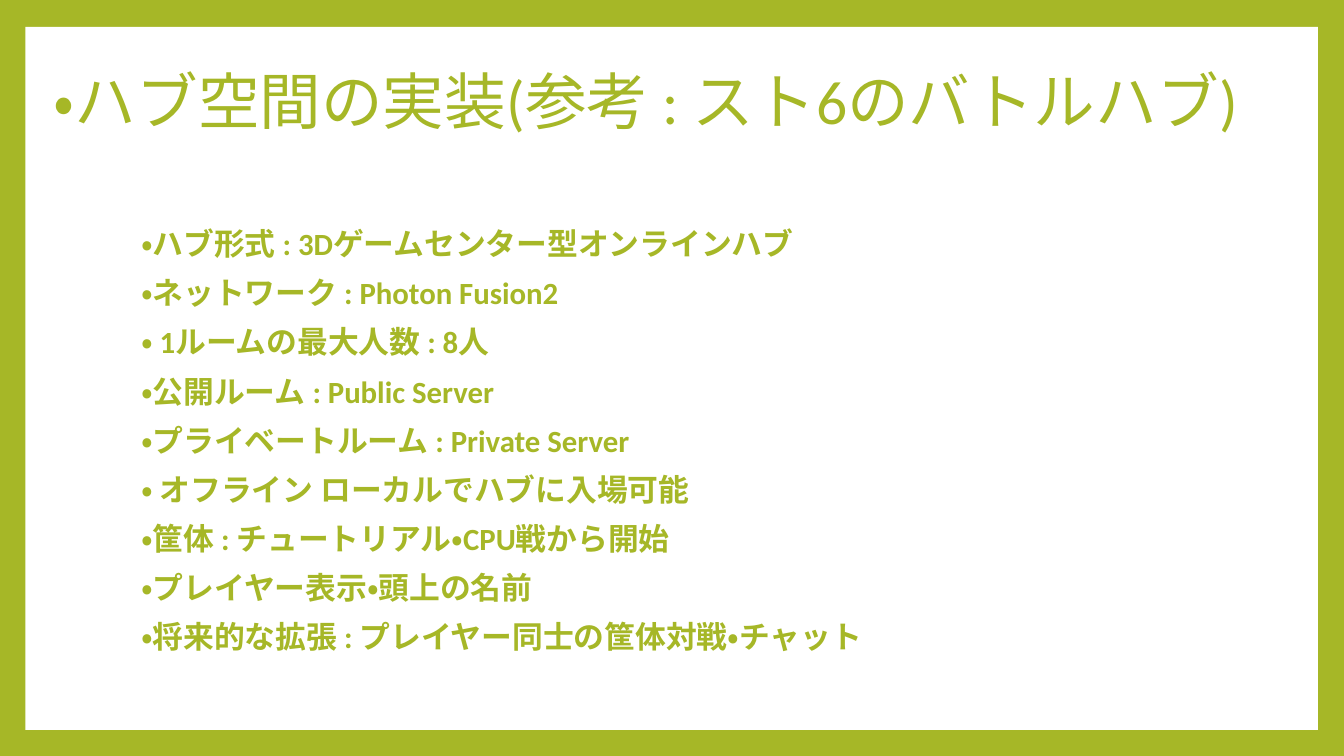
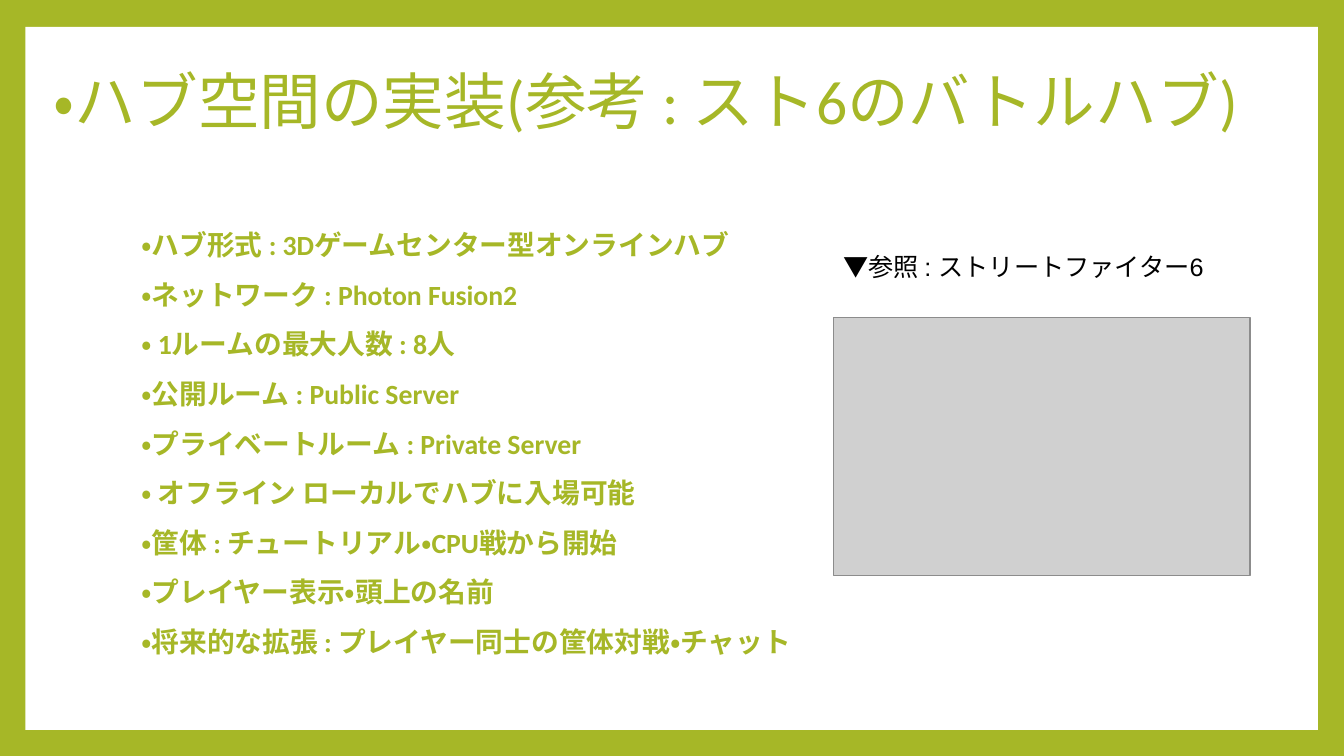
Before and after one commit to Ayu20060301/FightingGameProject, a slide deck: slide 7 of 企画書_格ゲー.pptx. Drawn at 1344x756 pixels with LibreOffice and Linux fonts; fonts in the diff are those of the drawing; grey boxes stand for pictures. Boxes give left, top, right and bottom in pixels: in the first picture for what was removed or moved away, otherwise in the second. Text is boxed around its words. In the diff, an @@ line names an element or a change of style, - is before the commit and + after.

```diff
--- a/企画書_格ゲー.pptx
+++ b/企画書_格ゲー.pptx
@@ text "・ハブ形式 : 3Dゲームセンター型オンラインハブ" at bbox=[141, 231, 791, 655]: size 22 to 19.8 pt; line spacing 0.8 to 0.9 @@
@@ text added at bbox=[843, 255, 1204, 278], 18 pt, text #000000 @@
+▼参照 : ストリートファイター6
@@ picture added at bbox=[834, 318, 1250, 576] @@
```
Also in this commit, not shown: 4 other slides changed, 2 other files.
